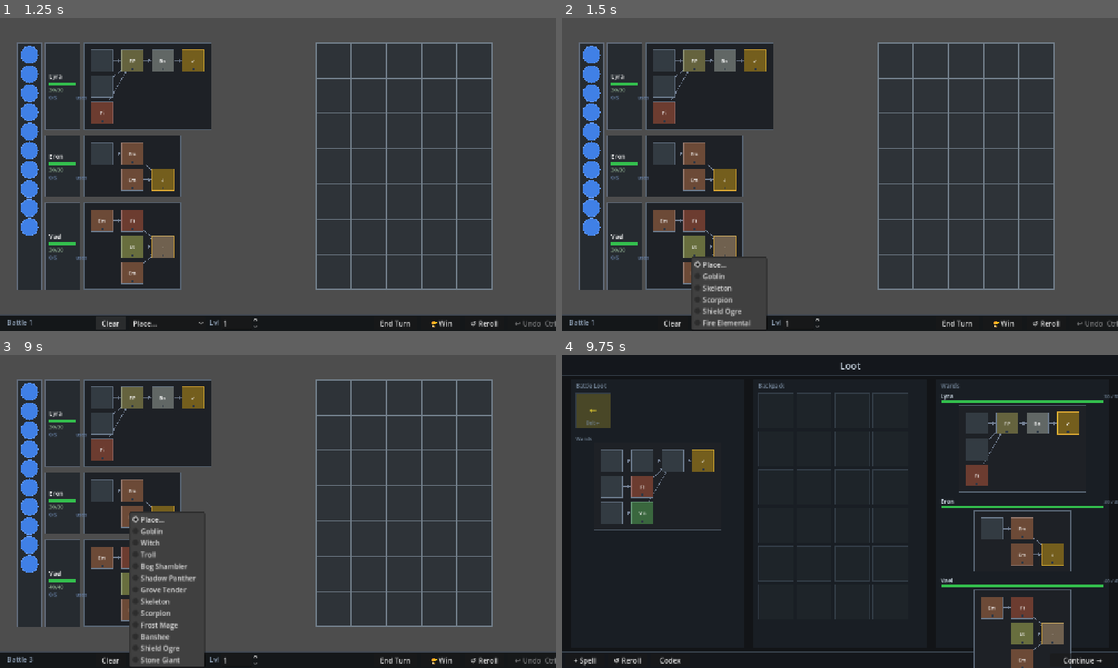
Above: before the commit, frames 1-4 (two rows, left to right).
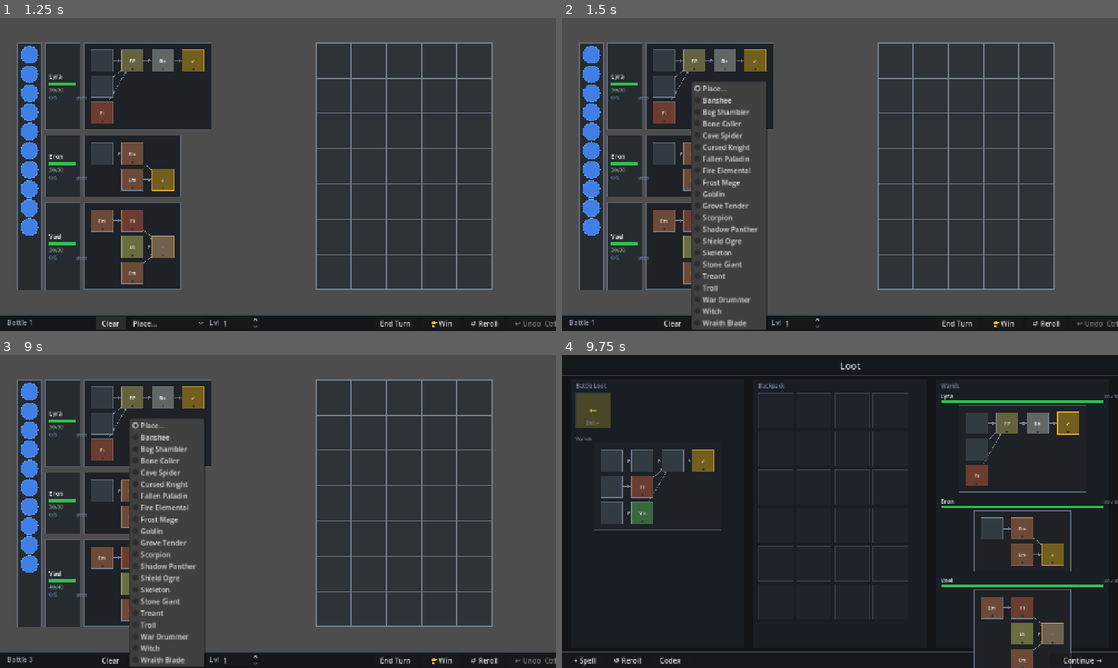
Above: after the commit, the same moments.

Repository: MoYapro/magic-monster-battle
Game: Godot game, scene res://scenes/battle/battle_scene.tscn
Two runs of this game, one before a commit and one after it. Both use one fixed random seed, a clock stepped at 60 frames per second and the inputs below. This scene is started directly instead of the project's main scene.
Inputs (mouse positions are in pixels of both pictures, inside the frame that each line leads up to):
- Up to frame 1 (1.25 s): click "Clear" at 0.5 s
- Up to frame 2 (1.5 s): click "Place..." at 1.25 s
- Up to frame 3 (9 s): click "End Turn" at 2 s; click "Continue →" at 2.75 s; click "🏆 Win" at 3.5 s; click "Continue →" at 4.25 s; tap Enter at 5 s; move the mouse to (400, 495) at 5.02 s; tap Z at 5.1 s; click (400, 495) at 5.17 s; click "Confirm →" at 5.75 s; tap Space at 6.5 s; drag from (166, 527) to (250, 574) at 6.52 s; click "↺ Reroll" at 7.25 s; click "Clear" at 8 s; click "Place..." at 8.75 s
- Up to frame 4 (9.75 s): click "End Turn" at 9.5 s

Frame 1 is identical in both runs. In frame 2, 5.9% of the frame differs, in the area x 23-37%, y 20-99%; in frame 3, 4.2%; in frame 4, less than 0.1%.
Error before the commit: Parse Error: Could not resolve class "MonsterActionSummonSkeleton", because of a parser error. (res://scripts/battle/monsters/war_drummer.gd:13)

Commit message:
fix cleave dmg indicator

Diff:
--- a/scripts/battle/battle_scene.gd
+++ b/scripts/battle/battle_scene.gd
@@ -32,6 +32,7 @@
 var _hovered_cells: Array[Vector2i] = []
 var _intent_hover_enemy: String = ""
 var _intent_hover_mage: int = -1
+var _intent_hover_all_mages: bool = false
 
 const TOOLTIP_DELAY := 1.0
 var _hover_enemy: EnemyData = null
@@ -358,7 +359,8 @@
 		var incoming_attack := 0
 		for enemy_id: String in state.monster_intents:
 			var intent: Dictionary = state.monster_intents[enemy_id]
-			if intent.get("target", -1) != i or not state.enemy_hp.has(enemy_id):
+			var targets_mage: bool = intent.get("target", -1) == i or intent.get("all_mages", false)
+			if not targets_mage or not state.enemy_hp.has(enemy_id):
 				continue
 			if state.enemy_frozen.has(enemy_id):
 				continue
@@ -371,6 +373,8 @@
 			var action := enemy.action_pool[action_index]
 			if action is MonsterActionAttack:
 				incoming_attack += (action as MonsterActionAttack).damage
+			elif action is MonsterActionCleave:
+				incoming_attack += (action as MonsterActionCleave).damage
 		_mage_displays[i].set_status(poison, fire, incoming_attack)
 	_mana_display.setup(state.mana, _setup.max_mana, _panel_height)
 	_refresh_wand_charges(state)
@@ -536,14 +540,23 @@
 	_intent_hover_enemy = hovered_id
 	if hovered_id != "":
 		var intent: Dictionary = _history.current_state().monster_intents.get(hovered_id, {})
-		_intent_hover_mage = intent.get("target", -1)
-		if _intent_hover_mage >= 0 and _intent_hover_mage < _mage_displays.size():
-			_mage_displays[_intent_hover_mage].set_highlighted(true)
+		if intent.get("all_mages", false):
+			_intent_hover_all_mages = true
+			for d: MageDisplay in _mage_displays:
+				d.set_highlighted(true)
+		else:
+			_intent_hover_mage = intent.get("target", -1)
+			if _intent_hover_mage >= 0 and _intent_hover_mage < _mage_displays.size():
+				_mage_displays[_intent_hover_mage].set_highlighted(true)
 	queue_redraw()
 
 
 func _clear_intent_hover() -> void:
-	if _intent_hover_mage >= 0 and _intent_hover_mage < _mage_displays.size():
+	if _intent_hover_all_mages:
+		for d: MageDisplay in _mage_displays:
+			d.set_highlighted(false)
+		_intent_hover_all_mages = false
+	elif _intent_hover_mage >= 0 and _intent_hover_mage < _mage_displays.size():
 		_mage_displays[_intent_hover_mage].set_highlighted(false)
 	_intent_hover_enemy = ""
 	_intent_hover_mage = -1
@@ -551,18 +564,26 @@
 
 
 func _draw() -> void:
-	if _intent_hover_enemy == "" or _intent_hover_mage < 0:
+	if _intent_hover_enemy == "":
+		return
+	var targets: Array[int] = []
+	if _intent_hover_all_mages:
+		for i in _mage_displays.size():
+			targets.append(i)
+	elif _intent_hover_mage >= 0:
+		targets.append(_intent_hover_mage)
+	if targets.is_empty():
 		return
 	var from := _get_enemy_scene_center(_intent_hover_enemy)
-	var to := _mage_displays[_intent_hover_mage].position \
-			+ _mage_displays[_intent_hover_mage].get_rect().get_center()
 	var color := Color(1.0, 0.45, 0.1, 0.9)
-	draw_line(from, to, color, 2.5, true)
-	var dir := (to - from).normalized()
-	var perp := Vector2(-dir.y, dir.x)
-	var tip := to - dir * 4.0
-	draw_line(tip - dir * 10.0 + perp * 6.0, tip, color, 2.5, true)
-	draw_line(tip - dir * 10.0 - perp * 6.0, tip, color, 2.5, true)
+	for t in targets:
+		var to := _mage_displays[t].position + _mage_displays[t].get_rect().get_center()
+		draw_line(from, to, color, 2.5, true)
+		var dir := (to - from).normalized()
+		var perp := Vector2(-dir.y, dir.x)
+		var tip := to - dir * 4.0
+		draw_line(tip - dir * 10.0 + perp * 6.0, tip, color, 2.5, true)
+		draw_line(tip - dir * 10.0 - perp * 6.0, tip, color, 2.5, true)
 
 
 func _get_enemy_scene_center(enemy_id: String) -> Vector2:
--- a/scripts/battle/battle_setup.gd
+++ b/scripts/battle/battle_setup.gd
@@ -104,6 +104,8 @@
 			else:
 				target = living[rng.randi() % living.size()]
 			target_name = mages[target].name
+		elif action.target_type == MonsterActionData.TargetType.ALL_MAGES:
+			target_name = "All"
 		elif action.target_type == MonsterActionData.TargetType.MONSTER:
 			var lowest_hp := INF
 			for e: EnemyData in enemies:
@@ -117,6 +119,8 @@
 			"target": target,
 			"target_name": target_name,
 		}
+		if action.target_type == MonsterActionData.TargetType.ALL_MAGES:
+			intent["all_mages"] = true
 		if not target_enemy_id.is_empty():
 			intent["target_enemy_id"] = target_enemy_id
 		if enemy is Banshee and target >= 0:
--- a/scripts/battle/monster_actions/monster_action_cleave.gd
+++ b/scripts/battle/monster_actions/monster_action_cleave.gd
@@ -5,7 +5,7 @@
 
 func _init(p_name: String, p_damage: int) -> void:
 	name = p_name
-	target_type = TargetType.MAGE
+	target_type = TargetType.ALL_MAGES
 	damage = p_damage
 
 
--- a/scripts/battle/monster_actions/monster_action_data.gd
+++ b/scripts/battle/monster_actions/monster_action_data.gd
@@ -1,6 +1,6 @@
 class_name MonsterActionData
 
-enum TargetType { MAGE, SELF, MONSTER }
+enum TargetType { MAGE, SELF, MONSTER, ALL_MAGES }
 
 var name: String
 var target_type: TargetType
--- /dev/null
+++ b/scripts/battle/monster_actions/monster_action_summon_enemy.gd
@@ -0,0 +1,62 @@
+class_name MonsterActionSummonEnemy extends MonsterActionData
+
+var _spawn_prefix: String
+var _create_enemy: Callable
+
+
+func _init(action_name: String, spawn_prefix: String, create_enemy: Callable) -> void:
+	name = action_name
+	target_type = TargetType.SELF
+	_spawn_prefix = spawn_prefix
+	_create_enemy = create_enemy
+
+
+func execute(state: BattleState, setup: BattleSetup, enemy_id: String, _target: int) -> BattleState:
+	var new_state := state.duplicate()
+	var summoner := setup.get_enemy(enemy_id)
+	if summoner == null:
+		return new_state
+	var hp_frac := float(new_state.enemy_hp.get(enemy_id, 0)) / float(summoner.max_hp)
+	var count: int
+	if hp_frac < 0.25:
+		count = 3
+	elif hp_frac < 0.5:
+		count = 2
+	else:
+		count = 1
+	for i in count:
+		var spawn_id := "%s_%s_%d" % [_spawn_prefix, enemy_id, i]
+		if new_state.enemy_hp.has(spawn_id):
+			continue
+		var pos := _find_free_cell(setup, new_state)
+		if pos == Vector2i(-1, -1):
+			break
+		_spawn(setup, new_state, pos, spawn_id)
+	return new_state
+
+
+func _find_free_cell(setup: BattleSetup, state: BattleState) -> Vector2i:
+	var occupied := {}
+	for i in setup.enemies.size():
+		if not state.enemy_hp.has(setup.enemies[i].id):
+			continue
+		for cell: Vector2i in EnemyGrid.get_cells_for_enemy(setup.enemy_positions[i], setup.enemies[i].grid_size):
+			occupied[cell] = true
+	var total := EnemyGrid.ROWS * EnemyGrid.COLS
+	var start := randi() % total
+	for i in range(start, total):
+		var pos := Vector2i(i % EnemyGrid.COLS, i / EnemyGrid.COLS)
+		if not occupied.has(pos):
+			return pos
+	for i in range(start - 1, -1, -1):
+		var pos := Vector2i(i % EnemyGrid.COLS, i / EnemyGrid.COLS)
+		if not occupied.has(pos):
+			return pos
+	return Vector2i(-1, -1)
+
+
+func _spawn(setup: BattleSetup, state: BattleState, pos: Vector2i, spawn_id: String) -> void:
+	var enemy: EnemyData = _create_enemy.call()
+	enemy.id = spawn_id
+	setup.spawn_enemy(enemy, pos)
+	state.enemy_hp[enemy.id] = enemy.max_hp
--- /dev/null
+++ b/scripts/battle/monster_actions/monster_action_summon_goblin.gd
@@ -0,0 +1,5 @@
+class_name MonsterActionSummonGoblin extends MonsterActionSummonEnemy
+
+
+func _init() -> void:
+	super("Call Reinforcements", "goblin", func() -> EnemyData: return Goblin.new())
Not shown, added: scripts/battle/monster_actions/monster_action_summon_enemy.gd.uid
Not shown, added: scripts/battle/monster_actions/monster_action_summon_goblin.gd.uid
